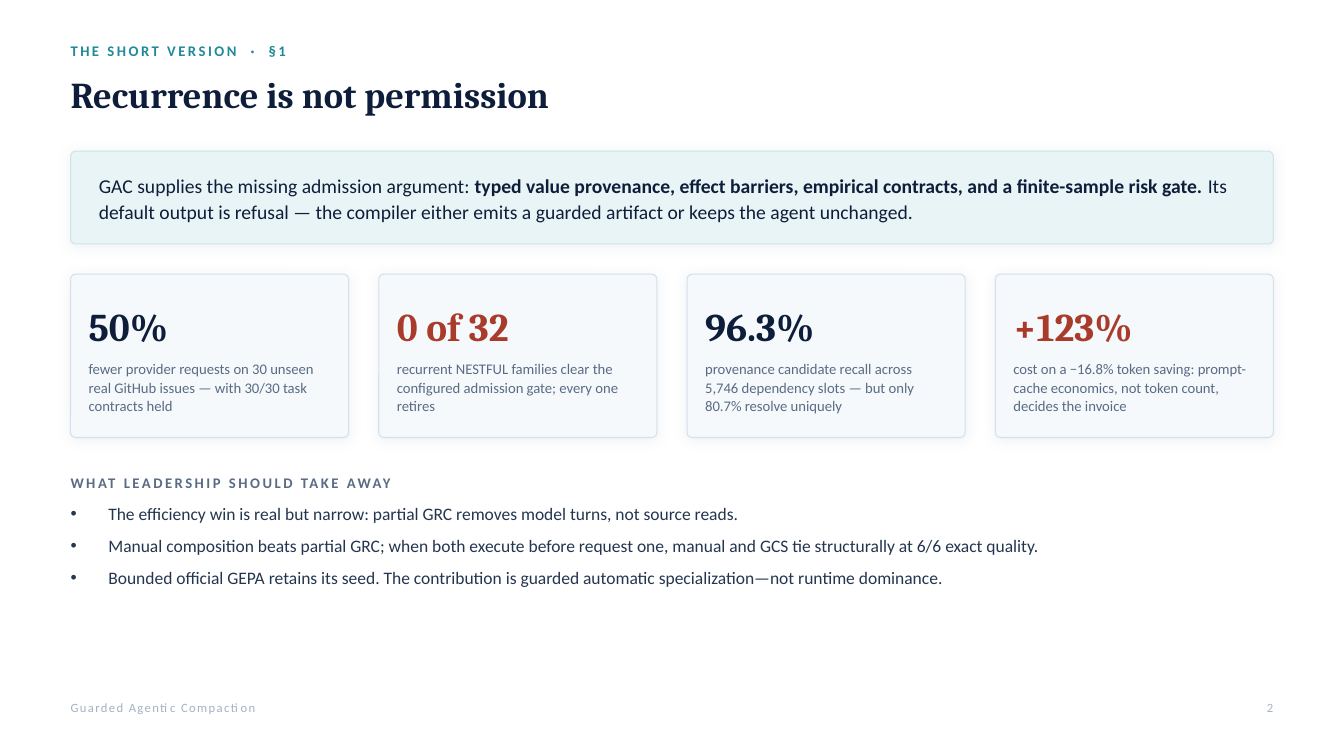
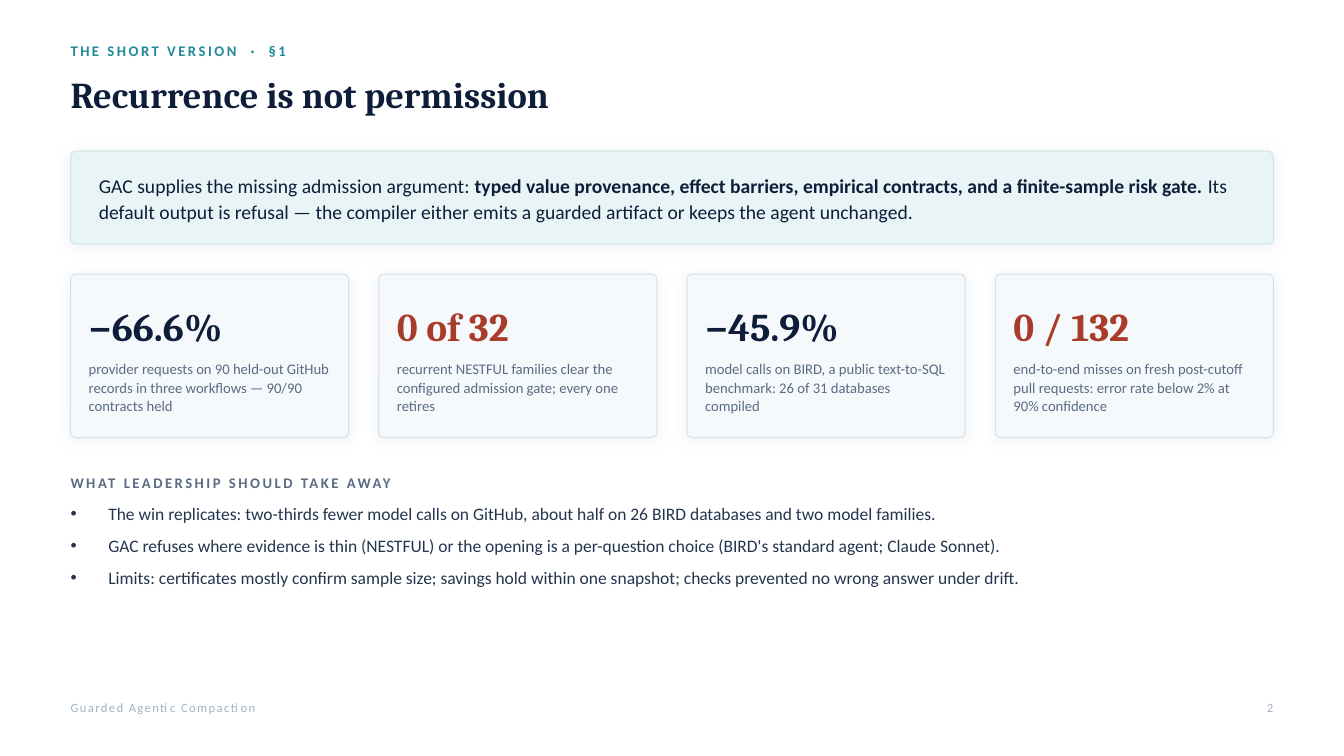
Before and after one commit to rrahimi-uci/guarded-agentic-compaction, a slide deck: slide 2 of paper/slides/compiling-recurrent-agent-workflows-into-guarded-programs-detailed.pptx. Drawn at 1344x756 pixels with LibreOffice and Linux fonts; fonts in the diff are those of the drawing. Boxes give left, top, right and bottom in pixels: in the first picture for what was removed or moved away, otherwise in the second. Text is boxed around its words. In the diff, an @@ line names an element or a change of style, - is before the commit and + after.

```diff
--- a/paper/slides/compiling-recurrent-agent-workflows-into-guarded-programs-detailed.pptx
+++ b/paper/slides/compiling-recurrent-agent-workflows-into-guarded-programs-detailed.pptx
@@ text at [89, 314, 223, 342]: text changed @@
-50%
+−66.6%
@@ text at [705, 314, 838, 342]: text changed @@
-96.3%
+−45.9%
@@ text at [1013, 314, 1129, 342]: text changed @@
-+123%
+0 / 132
@@ text at [89, 364, 329, 411]: text changed @@
-fewer provider requests on 30 unseen real GitHub issues — with 30/30 task contracts held
+provider requests on 90 held-out GitHub records in three workflows — 90/90 contracts held
@@ text at [705, 364, 945, 414]: text changed @@
-provenance candidate recall across 5,746 dependency slots — but only 80.7% resolve uniquely
+model calls on BIRD, a public text-to-SQL benchmark: 26 of 31 databases compiled
@@ text at [1013, 364, 1243, 411]: text changed @@
-cost on a −16.8% token saving: prompt-cache economics, not token count, decides the invoice
+end-to-end misses on fresh post-cutoff pull requests: error rate below 2% at 90% confidence
@@ text at [108, 508, 1018, 587]: text changed @@
-• The efficiency win is real but narrow: partial GRC removes model turns, not source reads.
-• Manual composition beats partial GRC; when both execute before request one, manual and GCS tie structurally at 6/6 exact quality.
-• Bounded official GEPA retains its seed. The contribution is guarded automatic specialization—not runtime dominance.
+• The win replicates: two-thirds fewer model calls on GitHub, about half on 26 BIRD databases and two model families.
+• GAC refuses where evidence is thin (NESTFUL) or the opening is a per-question choice (BIRD's standard agent; Claude Sonnet).
+• Limits: certificates mostly confirm sample size; savings hold within one snapshot; checks prevented no wrong answer under drift.
```
Also in this commit, not shown: 9 other slides changed, 3 slides added, 8 other files.
